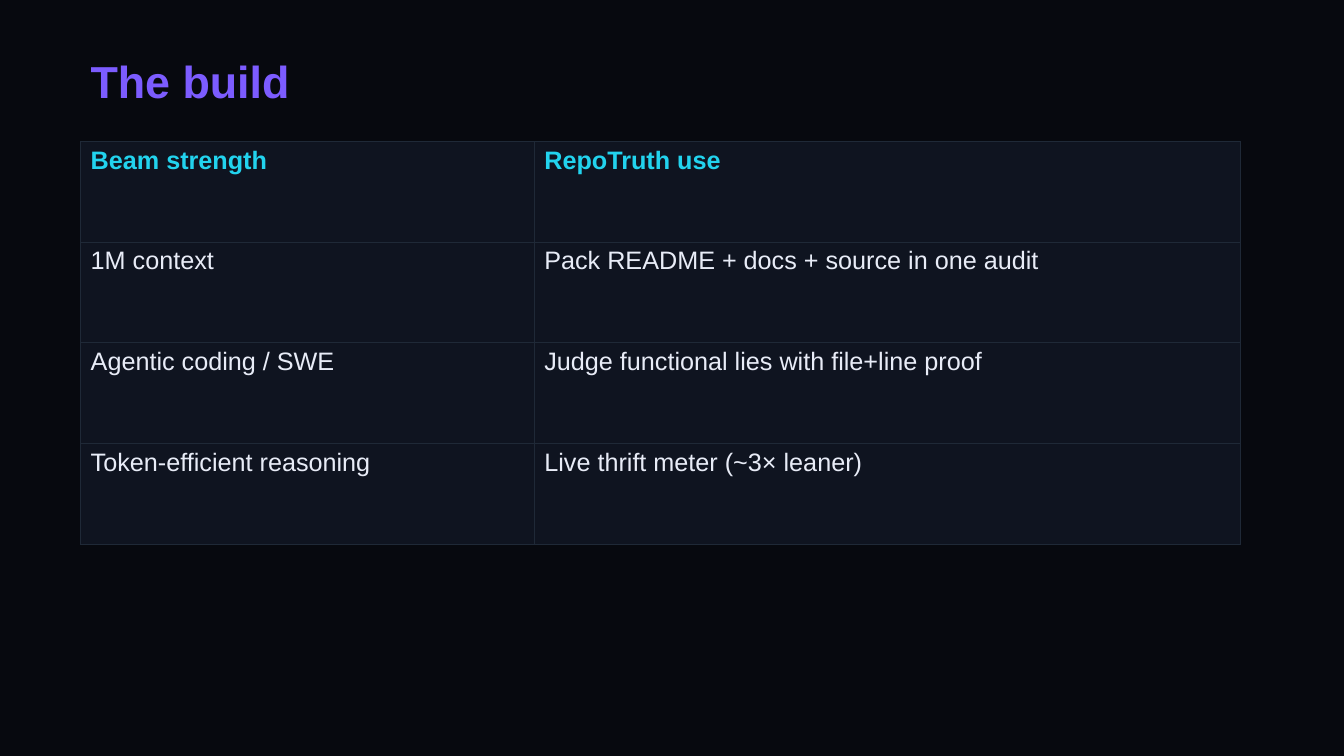
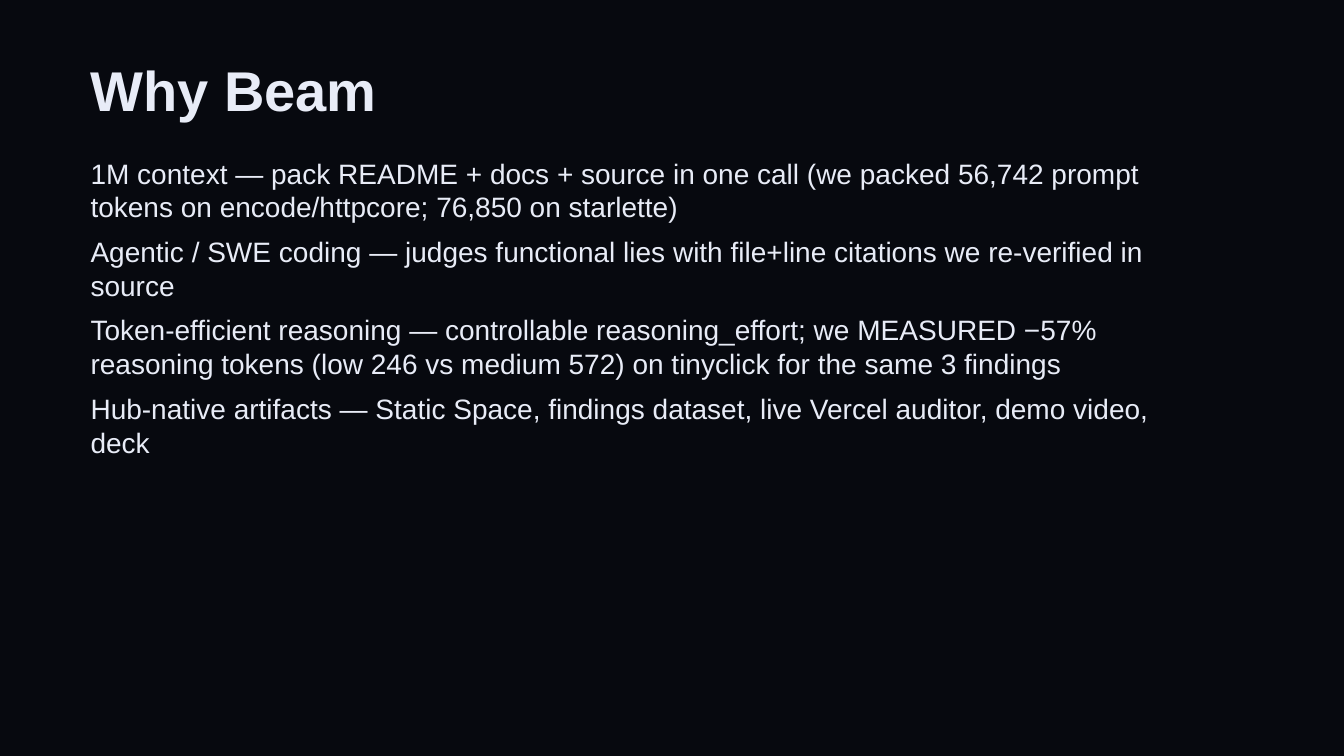
Before and after one commit to dl88jing/repotruth, a slide deck: slide 2 of deck/RepoTruth-Build-with-Beam.pptx (slide 3 before the commit). Drawn at 1344x756 pixels with LibreOffice and Linux fonts; fonts in the diff are those of the drawing. Boxes give left, top, right and bottom in pixels: in the first picture for what was removed or moved away, otherwise in the second. Text is boxed around its words. In the diff, an @@ line names an element or a change of style, - is before the commit and + after.

Commit message:
Live Beam audits, GitHub auditor, measured thrift, refreshed demo
- Fix model name Beam-1.0-501B-A23B; run live fixture + real OSS audits
- Keep verified TPs only; publish docs/audits + dataset findings
- Vercel /api/audit: public GitHub URLs, rate limits, size caps
- Space + landing show measured results; link live auditor
- Re-render HyperFrames/Kokoro demo with httpcore + −57% thrift
- Update deck, README, post_v2 for Build with Beam judges

```diff
--- a/deck/RepoTruth-Build-with-Beam.pptx
+++ b/deck/RepoTruth-Build-with-Beam.pptx
@@ rectangle at [0, 0, 1344, 756]: shadow on @@
@@ text "Why Beam" at [91, 70, 376, 121]: vertical alignment middle to top @@
@@ text at [91, 70, 376, 121]: text changed; size 32 to 40 pt; text colour #7C5CFF to #E8ECF7 @@
-The build
+Why Beam
@@ table removed at [81, 141, 1240, 544], 4 rows, 2 columns @@
-Beam strength | RepoTruth use
-1M context | Pack README + docs + source in one audit
-Agentic coding / SWE | Judge functional lies with file+line proof
-Token-efficient reasoning | Live thrift meter (~3× leaner)
@@ text added at [91, 163, 1148, 454], 20 pt, text #E8ECF7 @@
+1M context — pack README + docs + source in one call (we packed 56,742 prompt tokens on encode/httpcore; 76,850 on starlette)
+Agentic / SWE coding — judges functional lies with file+line citations we re-verified in source
+Token-efficient reasoning — controllable reasoning_effort; we MEASURED −57% reasoning tokens (low 246 vs medium 572) on tinyclick for the same 3 findings
+Hub-native artifacts — Static Space, findings dataset, live Vercel auditor, demo video, deck
```
Also in this commit, not shown: 2 other slides changed, 3 slides added, 2 slides removed, 44 other files.
